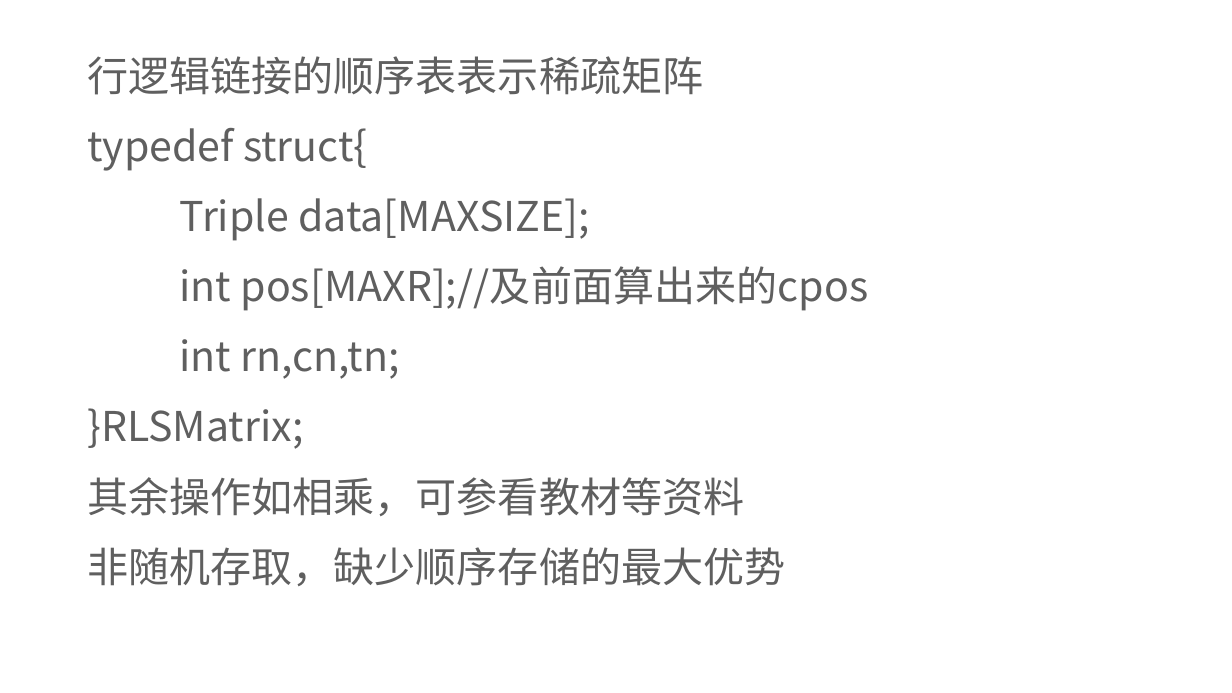
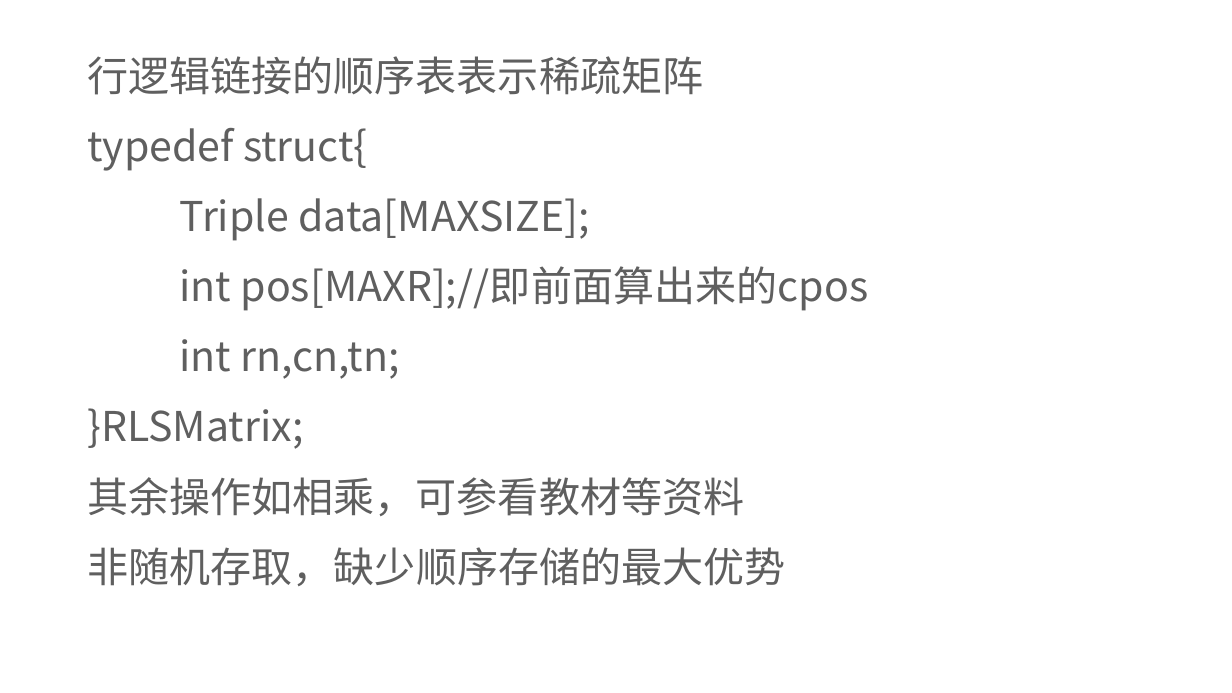
Before and after one commit to liupengyuan/Data_structure, a slide deck: slide 143 of 11.ppt (slide 142 before the commit). Drawn at 1232x693 pixels with LibreOffice and Linux fonts; fonts in the diff are those of the drawing. Boxes give left, top, right and bottom in pixels: in the first picture for what was removed or moved away, otherwise in the second. Text is boxed around its words. In the diff, an @@ line names an element or a change of style, - is before the commit and + after.

```diff
--- a/11.ppt
+++ b/11.ppt
@@ text at (180, 266, 869, 311): text changed @@
-int pos[MAXR];//及前面算出来的cpos
+int pos[MAXR];//即前面算出来的cpos
```
Also in this commit, not shown: 10 other slides changed, 1 slide added.
